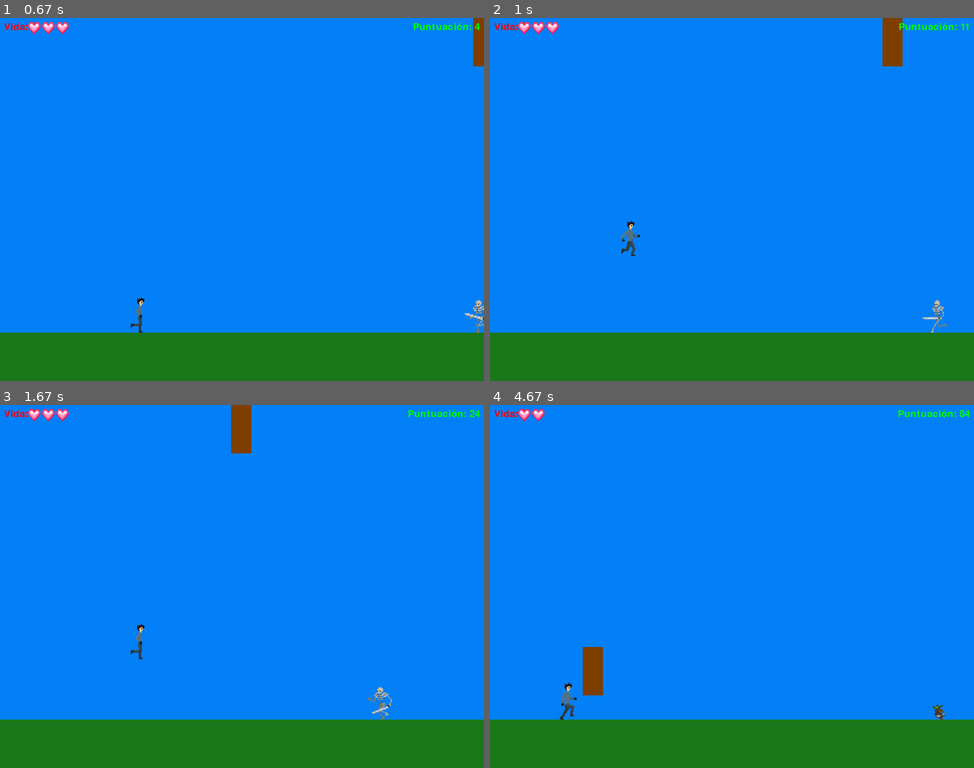
Above: before the commit, frames 1-4 (two rows, left to right).
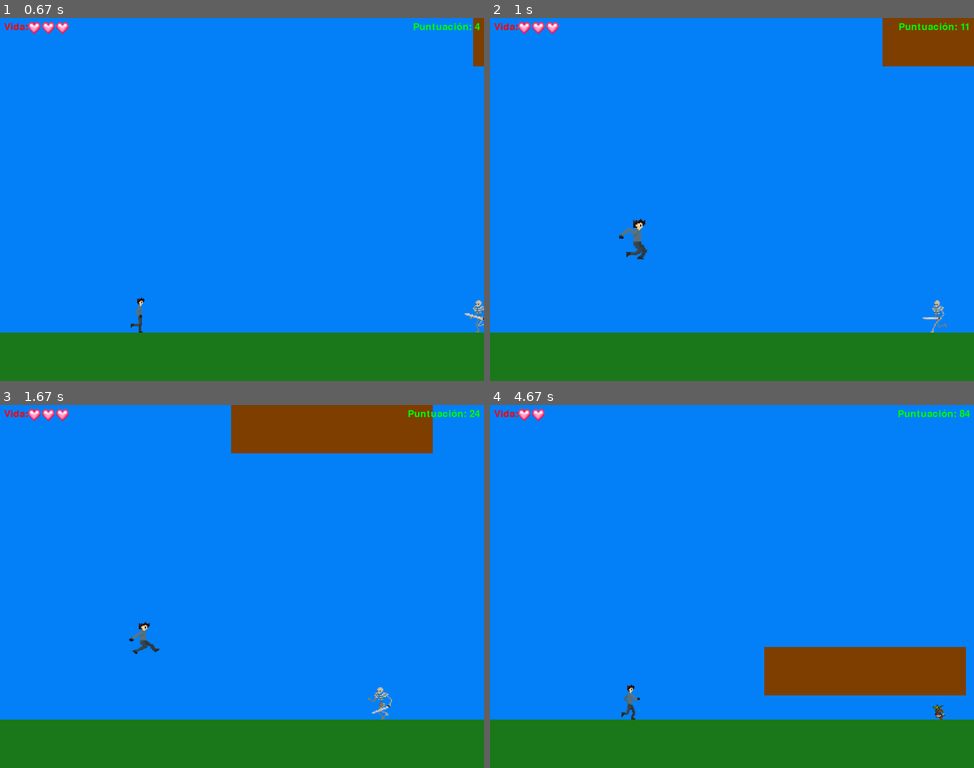
Above: after the commit, the same moments.

Repository: Jol-XD/Corre-Paco-Corre
Game: pygame game, started from proyecto/Juego(test-Jack).py
The game is run twice, just before and just after one commit, with the same random seed, the same clock (stepped at 60 frames per second) and the same inputs.
Inputs (mouse positions are in pixels of both pictures, inside the frame that each line leads up to):
- Up to frame 1 (0.67 s): click (237, 195) at 0.38 s
- Up to frame 2 (1 s): hold Up from 0.67 s (still down)
- Up to frame 3 (1.67 s): release Up at 1.13 s; hold Down 1.17-1.47 s; tap Space at 1.23, 1.57 s; hold Up from 1.5 s (still down)
- Up to frame 4 (4.67 s): release Up at 1.87 s; hold Down 1.9-2.27 s; tap Space at 1.97, 2.37, 3.03, 3.43, 3.83, 4.17, 4.5 s; hold Up 2.3-2.6 s; hold Up 2.97-3.33 s; hold Down 3.37-3.73 s; hold Up 3.77-4.07 s; hold Down 4.1-4.4 s; hold Up from 4.43 s (still down)

Frame 1 is identical in both runs. In frame 2, 2.3% of the frame differs, in the area x 26-100%, y 0-67%; in frame 3, 5.2%; in frame 4, 6.4%, in the area x 14-99%, y 66-87%.

Commit message:
sprite de salto

Diff:
--- a/proyecto/Juego(test-Jack).py
+++ b/proyecto/Juego(test-Jack).py
@@ -115,7 +115,7 @@
     enemigos.add(nuevo_enemigo)
 
     for _ in range(1):
-        nueva_estructura = Estructura(random.randint(screen_width, screen_width + 200), 50, 120, 10)
+        nueva_estructura = Estructura(random.randint(screen_width, screen_width + 200), 500, 120, 10)
         estructuras.add(nueva_estructura)
 
 
@@ -170,10 +170,16 @@
         self.ultimo_cambio = pygame.time.get_ticks()
 
         self.animacion = []
-        for i in range(1, 8):
+        for i in range(1, 7):
             frame = pygame.image.load(os.path.join("proyecto", "sprites", "corre", f"corre{i}.PNG"))
             frame = pygame.transform.scale(frame, (75, 100))
             self.animacion.append(frame)
+
+        self.animacion_salto = []
+        for i in range(1, 7):
+            frame = pygame.image.load(os.path.join("proyecto", "sprites", "salto", f"salto{i}.png"))
+            frame = pygame.transform.scale(frame, (75, 100))
+            self.animacion_salto.append(frame)
 
         self.indice_animacion = 0
         self.image = self.animacion[self.indice_animacion]
@@ -223,6 +229,10 @@
             self.indice_animacion = (self.indice_animacion + 1) % len(self.animacion)
             self.image = self.animacion[self.indice_animacion]
             self.ultimo_cambio = tiempo_actual
+
+        if self.is_jumping:
+            # Cambiar a la animación de salto durante el salto
+            self.image = self.animacion_salto[self.indice_animacion]
 
     def salto(self):
         if not self.is_jumping:
Binary file added: proyecto/sprites/salto/A8.gif
Binary file added: proyecto/sprites/salto/salto1.jpg
Binary file added: proyecto/sprites/salto/salto1.png
Binary file added: proyecto/sprites/salto/salto2.jpg
Binary file added: proyecto/sprites/salto/salto2.png
Binary file added: proyecto/sprites/salto/salto3.jpg
Binary file added: proyecto/sprites/salto/salto3.png
Binary file added: proyecto/sprites/salto/salto4.jpg
Binary file added: proyecto/sprites/salto/salto4.png
Binary file added: proyecto/sprites/salto/salto5.jpg
Binary file added: proyecto/sprites/salto/salto5.png
Binary file added: proyecto/sprites/salto/salto6.jpg
(and 4 more such lines)
